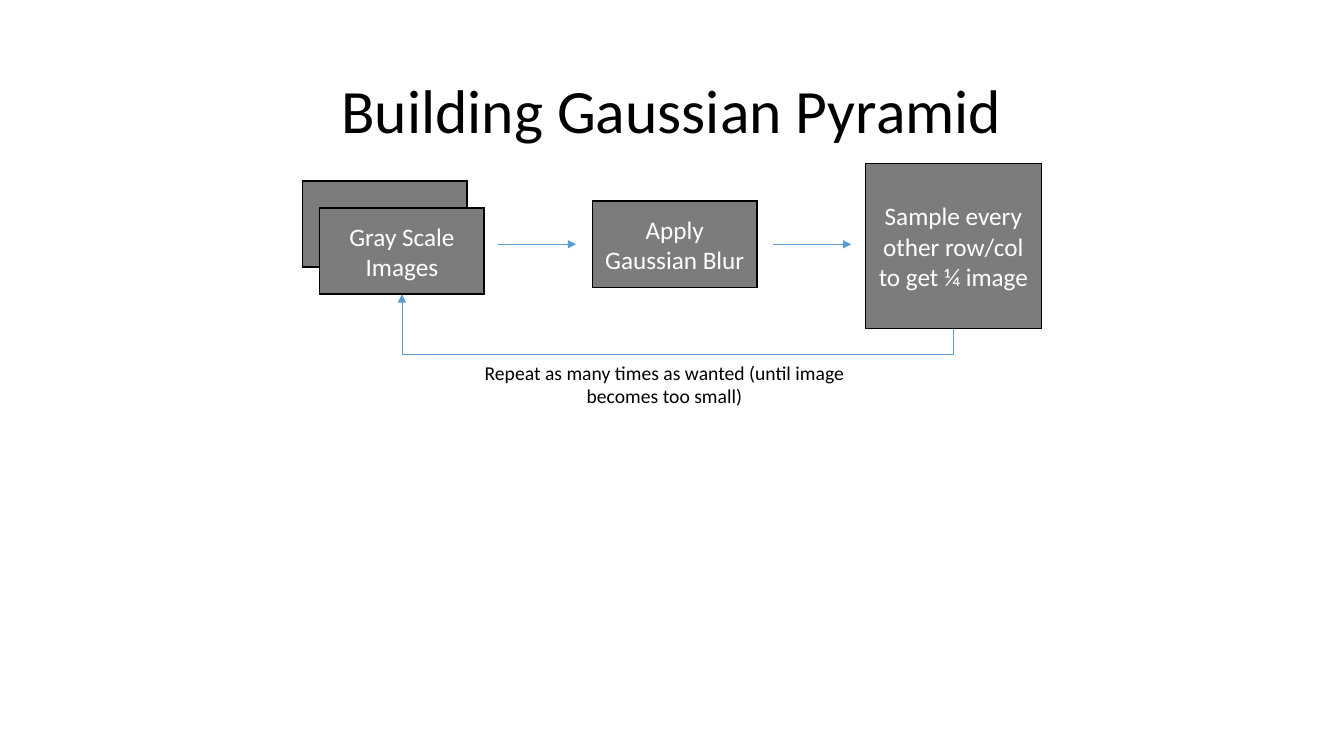
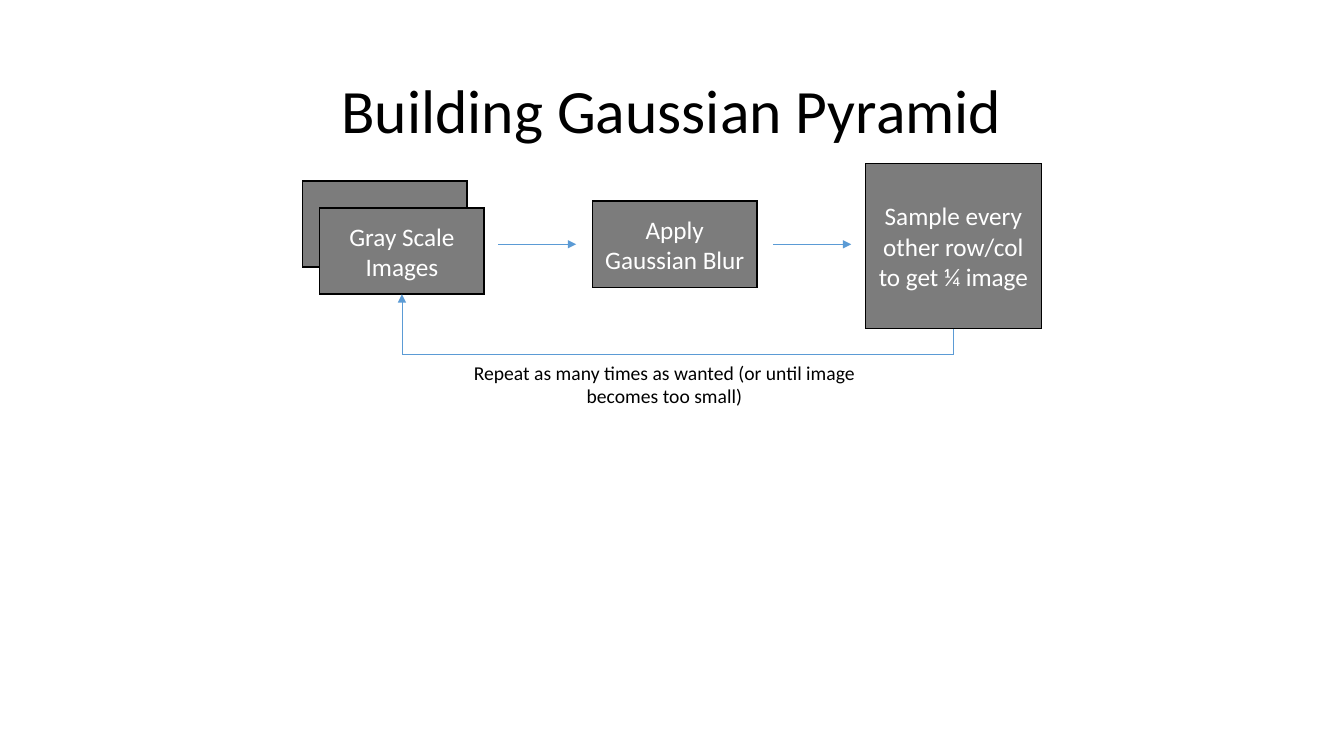
Before and after one commit to drewtu2/eece5639, a slide deck: slide 3 of project3/resources/FlowCharts.pptx. Drawn at 1344x756 pixels with LibreOffice and Linux fonts; fonts in the diff are those of the drawing. Boxes give left, top, right and bottom in pixels: in the first picture for what was removed or moved away, otherwise in the second. Text is boxed around its words. In the diff, an @@ line names an element or a change of style, - is before the commit and + after.

```diff
--- a/project3/resources/FlowCharts.pptx
+++ b/project3/resources/FlowCharts.pptx
@@ text at bbox=[474, 366, 854, 406]: text changed @@
-Repeat as many times as wanted (until image becomes too small)
+Repeat as many times as wanted (or until image becomes too small)
```
Also in this commit, not shown: 1 other slide changed, 5 other files.
